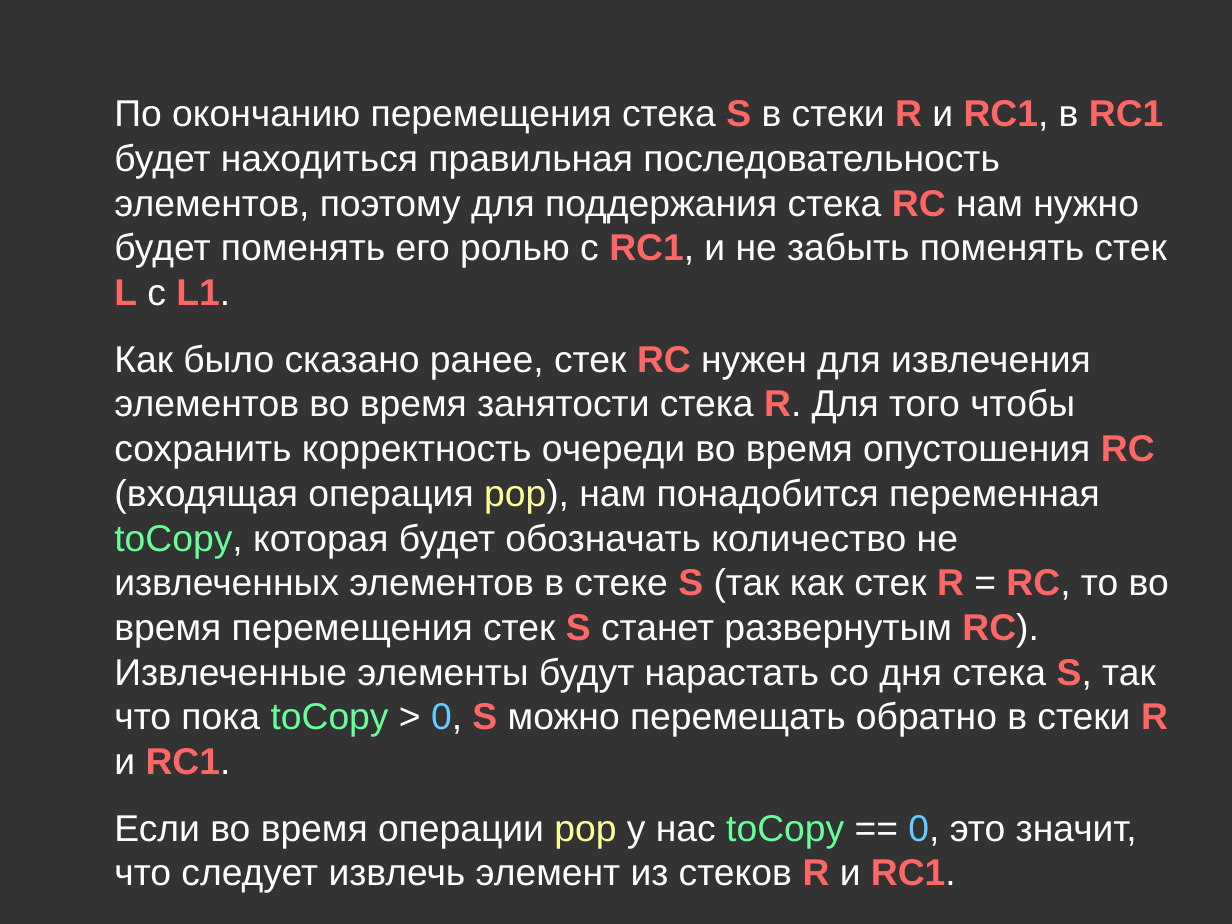
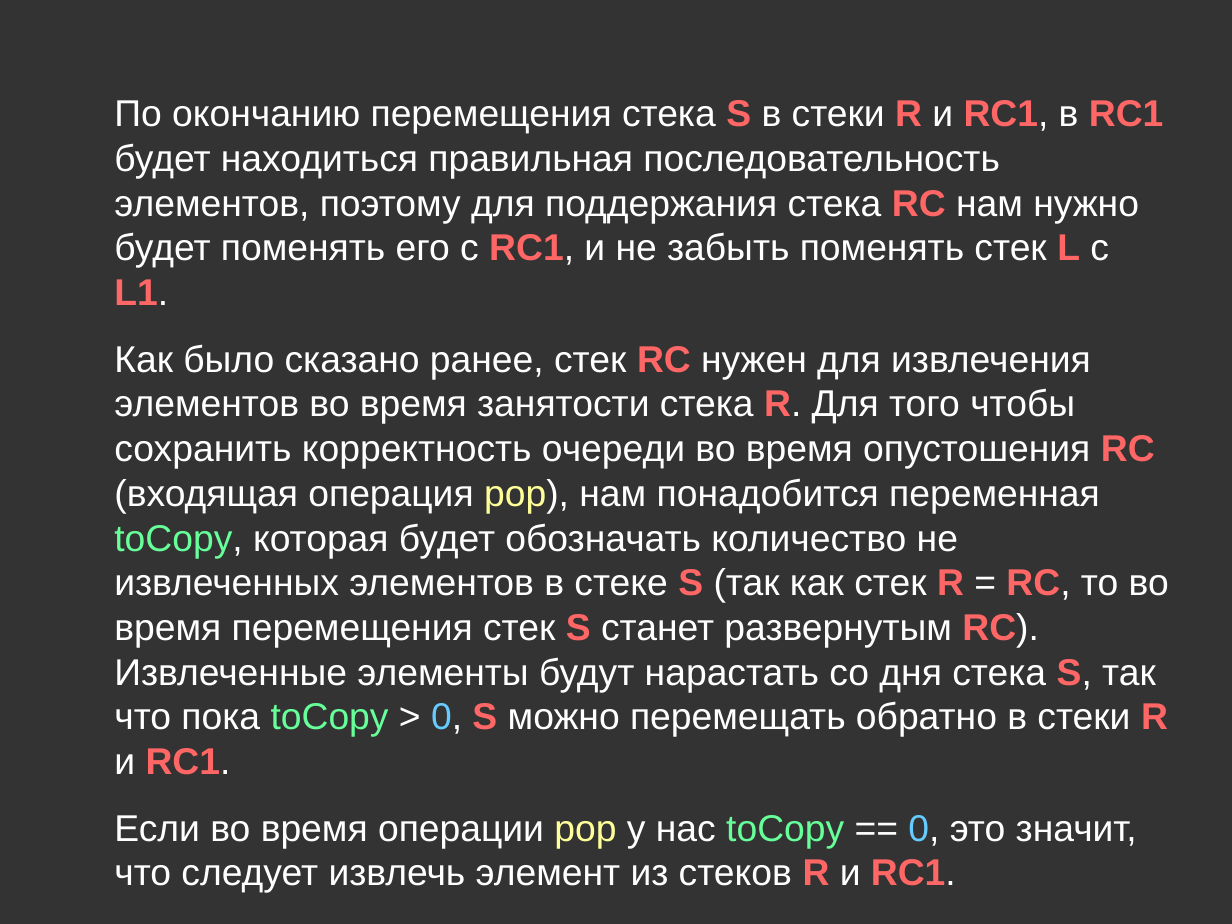
Before and after one commit to Arvolear/Visualizers, a slide deck: slide 16 of Queue_on_six_stacks/Presentation/Sueue.odp (slide 13 before the commit). Drawn at 1232x924 pixels with LibreOffice and Linux fonts; fonts in the diff are those of the drawing. Boxes give left, top, right and bottom in pixels: in the first picture for what was removed or moved away, otherwise in the second. Text is boxed around its words. In the diff, an @@ line names an element or a change of style, - is before the commit and + after.

```diff
--- a/Queue_on_six_stacks/Presentation/Sueue.odp
+++ b/Queue_on_six_stacks/Presentation/Sueue.odp
@@ text at (x1=114, y1=100, x2=1164, y2=305): text changed @@
-По окончанию перемещения стека S в стеки R и RC1, в RC1 будет находиться правильная последовательность элементов, поэтому для поддержания стека RC нам нужно будет поменять его ролью с RC1, и не забыть поменять стек L c L1.
+По окончанию перемещения стека S в стеки R и RC1, в RC1 будет находиться правильная последовательность элементов, поэтому для поддержания стека RC нам нужно будет поменять его с RC1, и не забыть поменять стек L c L1.
```
Also in this commit, not shown: 6 other slides changed, 6 slides added, 7 other files.
